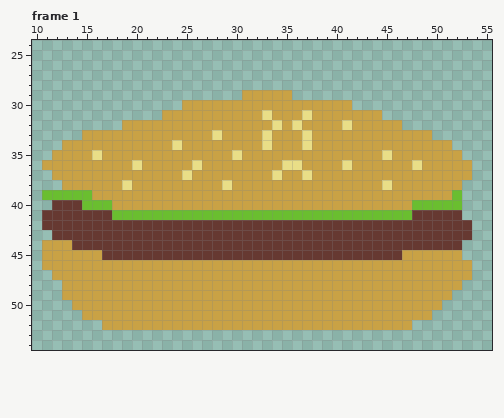
Pixel-art file, stored at Assets/Sprites/Enemies/Borgor.aseprite. Above, as it was before the edit.
64x64 pixels, 3 frames. Shown: frame 1: x 10..55, y 24..54. The commit also changed other frames, which this record leaves out.
After the commit:
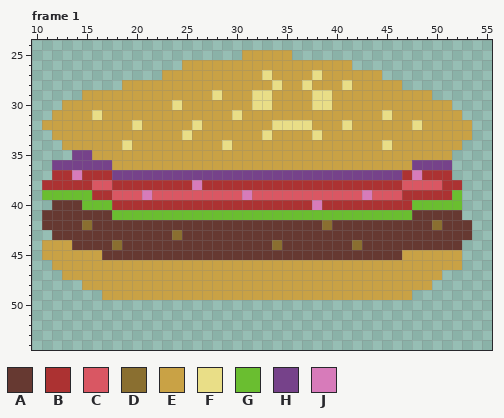
Palette (. is transparent): A #663931  B #ac3232  C #d95763  D #8a6f30  E #c9a245  F #e9de87  G #6abe30  H #76428a  J #d77bba
Change:
Frame 1:
Colour B now appears in row 38 at x 11 to 12.
The author changed colour E to colour B in row 37 at x 12 to 13, 15 to 17, 47 and 49 to 51; in row 38 at x 13 to 15, 18, 20 to 25, 27 to 28, 30 to 44, 46 and 51 to 52; in row 39 at x 16 to 17 and 47 to 51; in row 40 at x 18 to 37 and 39 to 47.
The author changed colour F to colour B in row 38 at x 19, 29 and 45.
The author changed colour E to colour C in row 38 at x 16 to 17 and 47 to 50; in row 39 at x 18 to 20, 22 to 30, 32 to 42 and 44 to 46.
The author changed colour A to colour D in row 42 at x 15, 39 and 50; in row 43 at x 24; in row 44 at x 18, 34 and 42.
Colour E now appears in row 25 at x 31 to 35; in row 26 at x 25 to 41; in row 27 at x 23 to 32, 34 to 37 and 39 to 44; in row 28 at x 19 to 33, 35 to 36, 38 to 40 and 42 to 46; in row 29 at x 15 to 27, 29 to 30, 36 to 37 and 40 to 49; in row 30 at x 13 to 23 and 42 to 51.
Colour E now appears in row 31 at x 12 to 15, 17 to 22 and 46 to 52; in row 32 at x 11 to 18, 47 and 49 to 53; in row 33 at x 12 to 14 and 50 to 53; in row 34 at x 52.
The author changed colour F to colour E in row 31 at x 33 and 37; in row 33 at x 28 and 37; in row 34 at x 24, 33 and 37; in row 35 at x 16, 30 and 45; in row 36 at x 20, 26, 35 to 36 and 41.
Colour F now appears in row 27 at x 33 and 38; in row 28 at x 34, 37 and 41; in row 29 at x 28 and 38 to 39; in row 30 at x 24; in row 31 at x 16 and 45; in row 32 at x 48.
The author changed colour E to colour F in row 29 at x 32 to 33; in row 30 at x 32 to 33 and 38 to 39; in row 31 at x 30; in row 32 at x 20, 26, 35 and 37; in row 33 at x 25 and 38; in row 34 at x 19, 29 and 45.
The author changed colour E to colour H in row 35 at x 14 to 15; in row 36 at x 12 to 17 and 49 to 51; in row 37 at x 18 to 24, 26 to 33, 35 to 36 and 38 to 46.
The author changed colour F to colour H in row 36 at x 48; in row 37 at x 25, 34 and 37.
The author changed colour E to colour J in row 37 at x 14 and 48; in row 38 at x 26; in row 39 at x 21, 31 and 43; in row 40 at x 38.
The author cleared colour E in row 35 at x 12 to 13 and 52; in row 36 at x 11 and 52 to 53; in row 37 at x 52 to 53; in row 46 at x 11 and 53; in row 47 at x 12 and 51 to 53; in row 48 at x 13 to 14 and 50 to 52.
The author cleared colour E in row 49 at x 13 to 16 and 48 to 51; in row 50 at x 14 to 50; in row 51 at x 15 to 49; in row 52 at x 17 to 47.
Boxes around the changes in both pictures, in picture pixels (x1, y1, x2, y2):
changed: (42, 50, 472, 330)
